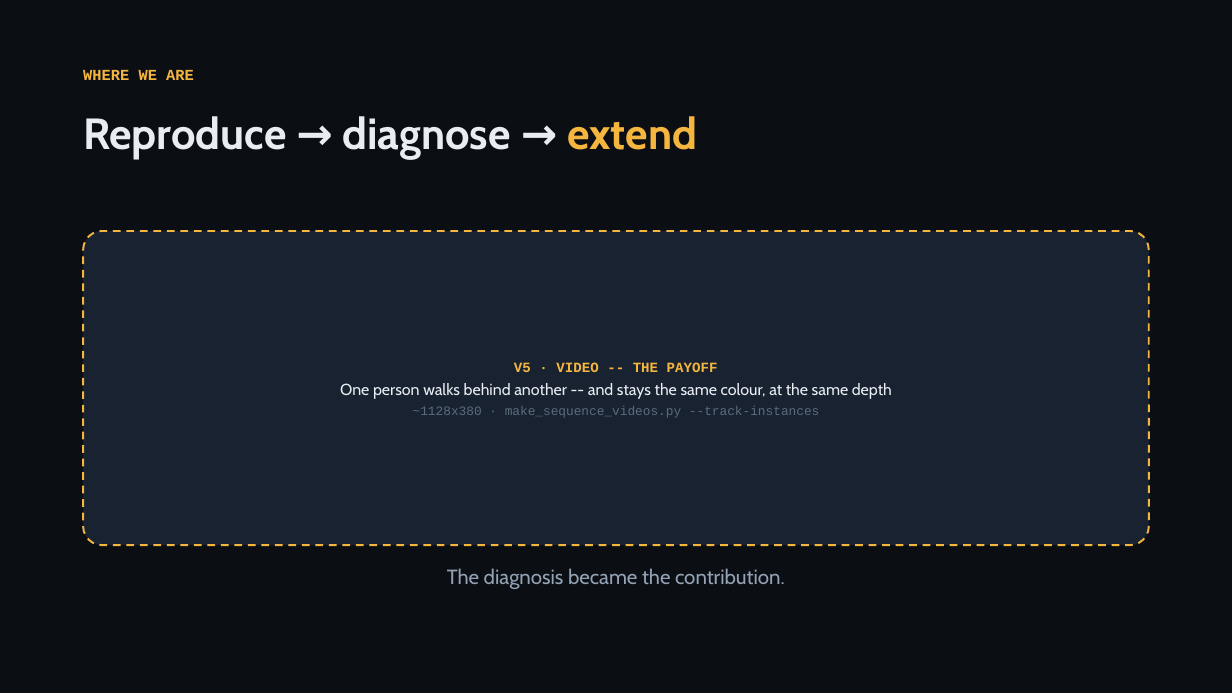
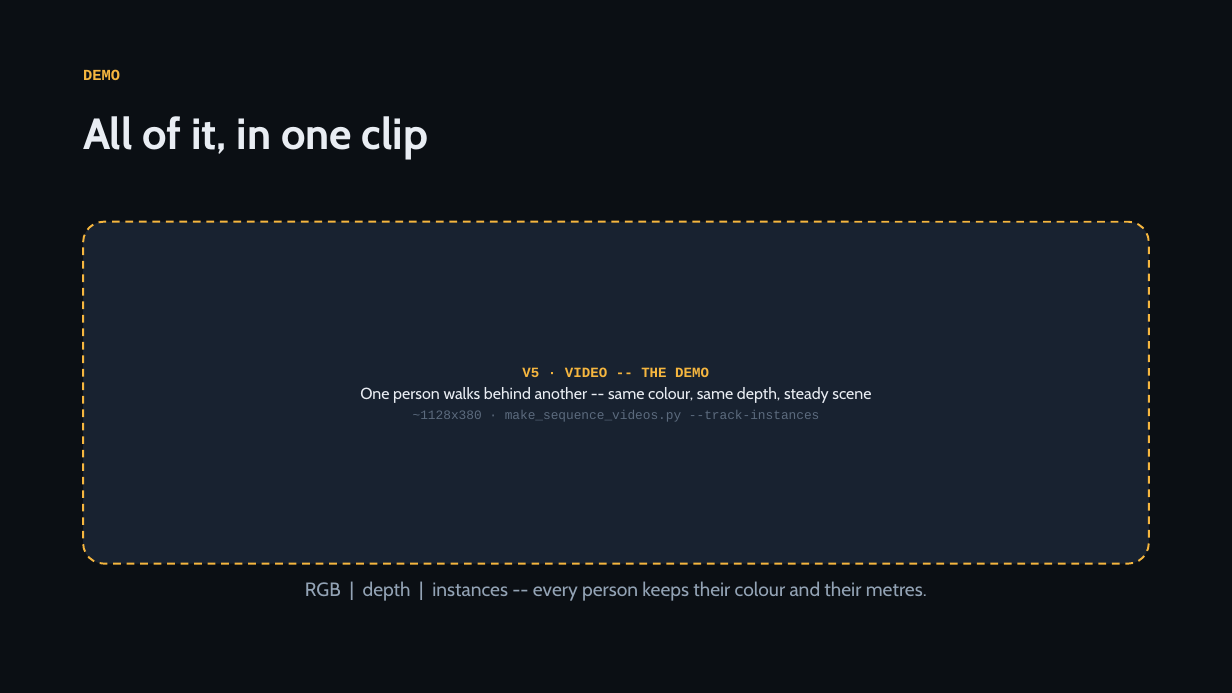
Before and after one commit to KSJanjua/ProCodes, a slide deck: slide 12 of docs/presentation/instancedepth-journey.pptx (slide 14 before the commit). Drawn at 1232x693 pixels with LibreOffice and Linux fonts; fonts in the diff are those of the drawing. Boxes give left, top, right and bottom in pixels: in the first picture for what was removed or moved away, otherwise in the second. Text is boxed around its words. In the diff, an @@ line names an element or a change of style, - is before the commit and + after.

```diff
--- a/docs/presentation/instancedepth-journey.pptx
+++ b/docs/presentation/instancedepth-journey.pptx
@@ text at [83, 69, 120, 80]: text changed @@
-WHERE WE ARE
+DEMO
@@ text at [83, 116, 428, 160]: text changed @@
-Reproduce → diagnose → extend
+All of it, in one clip
@@ rounded rectangle "V5 · VIDEO -- THE ...": place and size @@
-rounded rectangle "V5 · VIDEO -- THE ..." at [83, 231, 1149, 545]
+rounded rectangle "V5 · VIDEO -- THE ..." at [83, 222, 1149, 564]
@@ text in rounded rectangle at [360, 367, 871, 403]: text changed @@
-V5 · VIDEO -- THE PAYOFF
-One person walks behind another -- and stays the same colour, at the same depth
+V5 · VIDEO -- THE DEMO
+One person walks behind another -- same colour, same depth, steady scene
@@ text removed at [447, 568, 785, 589] @@
-The diagnosis became the contribution.
@@ text added at [305, 581, 927, 601], 15 pt, text #93A3B5 @@
+RGB | depth | instances -- every person keeps their colour and their metres.
```
Also in this commit, not shown: 3 other slides changed, 4 slides added, 4 slides removed, 1 other file.
